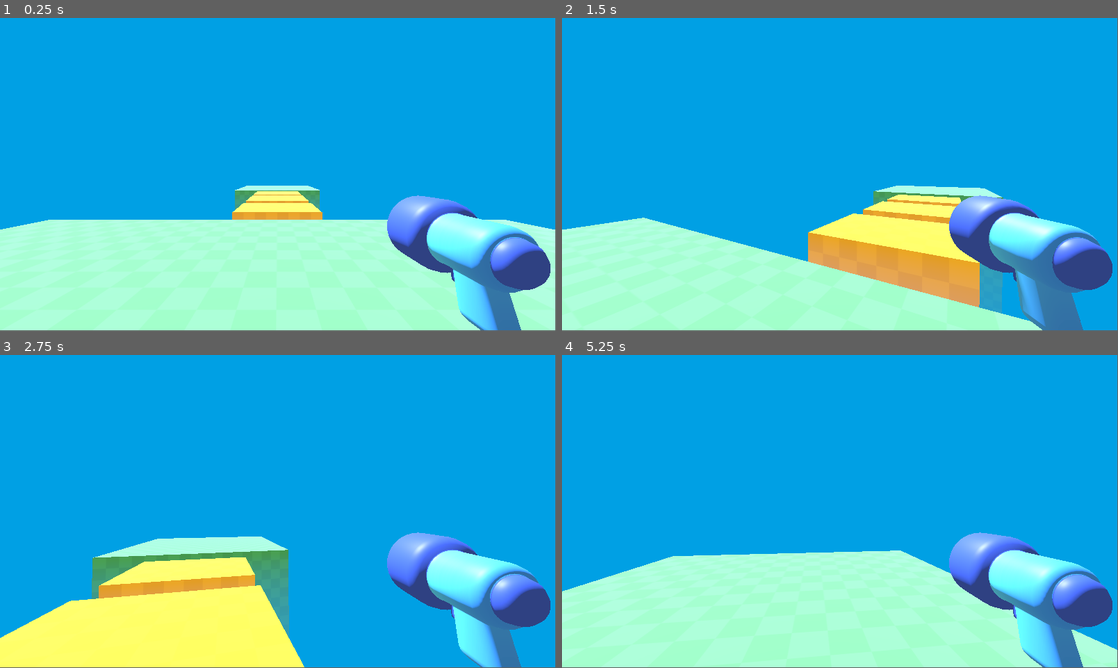
Above: before the commit, frames 1-4 (two rows, left to right).
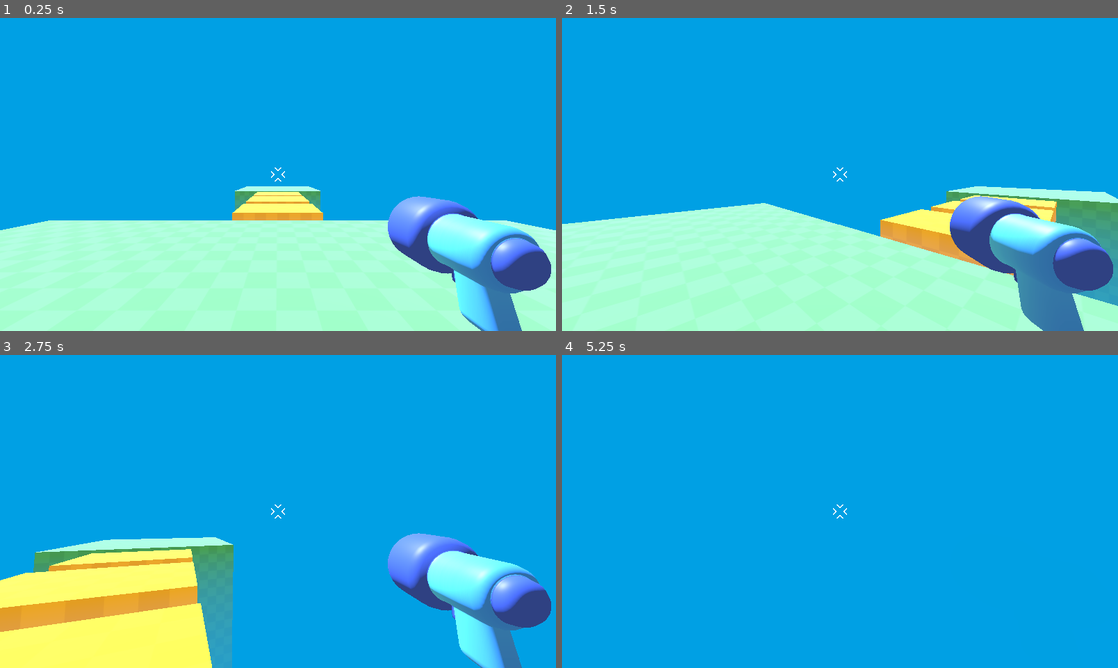
Above: after the commit, the same moments.

Repository: leomanlapera/my-first-3d-game
Game: Godot game, scene res://level/temporary_level.tscn
Two runs of this game, one before a commit and one after it. Both use one fixed random seed, a clock stepped at 60 frames per second and the inputs below.
Inputs (mouse positions are in pixels of both pictures, inside the frame that each line leads up to):
- Up to frame 1 (0.25 s): no input
- Up to frame 2 (1.5 s): tap Enter at 0.5 s; move the mouse to (867, 171) at 0.52 s; hold W (move_forward) from 0.53 s (still down); tap Space (jump, bound only after the commit) at 0.6, 0.77, 1.07, 1.35 s; move the mouse to (812, 174) at 1.27 s
- Up to frame 3 (2.75 s): keep holding W (move_forward); tap Space (jump, bound only after the commit) at 1.52, 1.82, 2.1 s; move the mouse to (289, 505) at 2.02 s
- Up to frame 4 (5.25 s): keep holding W (move_forward); move the mouse to (834, 514) at 2.77 s; tap Space (jump, bound only after the commit) at 2.85, 3.02, 3.32, 3.6, 3.77, 4.07, 4.35, 4.52, 4.82, 5.1 s; move the mouse to (878, 514) at 3.52 s; move the mouse to (795, 508) at 4.27 s; move the mouse to (845, 511) at 5.02 s
In our replay, the window is 799x449 before the commit and 800x450 after it. These sizes can differ from the game's own. Grey fills any space a smaller window leaves; there, only what the larger window draws over its background counts as a difference.

The runs differ from the first frame. In frame 1, 1.1% of the frame differs, in the area x 0-100%, y 47-100%; in frame 2, 16%; in frame 3, 14%; in frame 4, 34%.

Commit message:
player controls

Diff:
--- a/player/player.gd
+++ b/player/player.gd
@@ -11,7 +11,7 @@
 	elif event.is_action_pressed("ui_cancel"):
 		Input.set_mouse_mode(Input.MOUSE_MODE_VISIBLE)
 
-func _physics_process(_delta: float) -> void:
+func _physics_process(delta: float) -> void:
 	const SPEED: float = 5.5
 
 	var input_direction_2D = Input.get_vector("move_left", "move_right", "move_forward", "move_back")
@@ -22,4 +22,11 @@
 	velocity.x = direction.x * SPEED
 	velocity.z = direction.z * SPEED
 
+	velocity.y -= 20.0 * delta
+
+	if Input.is_action_just_pressed("jump") and is_on_floor():
+		velocity.y = 10.0
+	elif Input.is_action_just_released("jump") and velocity.y > 0.0:
+		velocity.y = 0.0
+
 	move_and_slide()
--- a/player/player.tscn
+++ b/player/player.tscn
@@ -1,7 +1,8 @@
-[gd_scene load_steps=4 format=3 uid="uid://dxjhr1dmftc0p"]
+[gd_scene load_steps=5 format=3 uid="uid://dxjhr1dmftc0p"]
 
 [ext_resource type="PackedScene" uid="uid://chjrhhjvxun3r" path="res://player/simple_gun/gun_model.glb" id="1_oul6g"]
 [ext_resource type="Script" uid="uid://bx5llcwgcl3iw" path="res://player/player.gd" id="1_rkbax"]
+[ext_resource type="Texture2D" uid="uid://cuyh8hew637ju" path="res://player/reticle.png" id="3_g1dw6"]
 
 [sub_resource type="CapsuleShape3D" id="CapsuleShape3D_kqu6x"]
 
@@ -18,3 +19,18 @@
 
 [node name="gun_model" parent="Camera3D" instance=ExtResource("1_oul6g")]
 transform = Transform3D(-0.4756867, 0, -4.1585853e-08, 0, 0.4756867, 0, 4.1585853e-08, 0, -0.4756867, 0.66587204, -0.25907302, -0.7334442)
+
+[node name="Reticle" type="TextureRect" parent="."]
+anchors_preset = 8
+anchor_left = 0.5
+anchor_top = 0.5
+anchor_right = 0.5
+anchor_bottom = 0.5
+offset_left = -26.0
+offset_top = -26.0
+offset_right = 26.0
+offset_bottom = 26.0
+grow_horizontal = 2
+grow_vertical = 2
+texture = ExtResource("3_g1dw6")
+expand_mode = 1
--- a/project.godot
+++ b/project.godot
@@ -14,6 +14,12 @@
 run/main_scene="uid://dp7sxe5xl5shk"
 config/features=PackedStringArray("4.5", "Mobile")
 config/icon="res://icon.svg"
+
+[display]
+
+window/size/viewport_width=1920
+window/size/viewport_height=1080
+window/stretch/mode="viewport"
 
 [input]
 
@@ -37,6 +43,11 @@
 "events": [Object(InputEventKey,"resource_local_to_scene":false,"resource_name":"","device":-1,"window_id":0,"alt_press …(192 unchanged characters)…
 ]
 }
+jump={
+"deadzone": 0.2,
+"events": [Object(InputEventKey,"resource_local_to_scene":false,"resource_name":"","device":-1,"window_id":0,"alt_pressed":false,"shift_pressed":false,"ctrl_pressed":false,"meta_pressed":false,"pressed":false,"keycode":0,"physical_keycode":32,"key_label":0,"unicode":32,"location":0,"echo":false,"script":null)
+]
+}
 
 [rendering]
 
